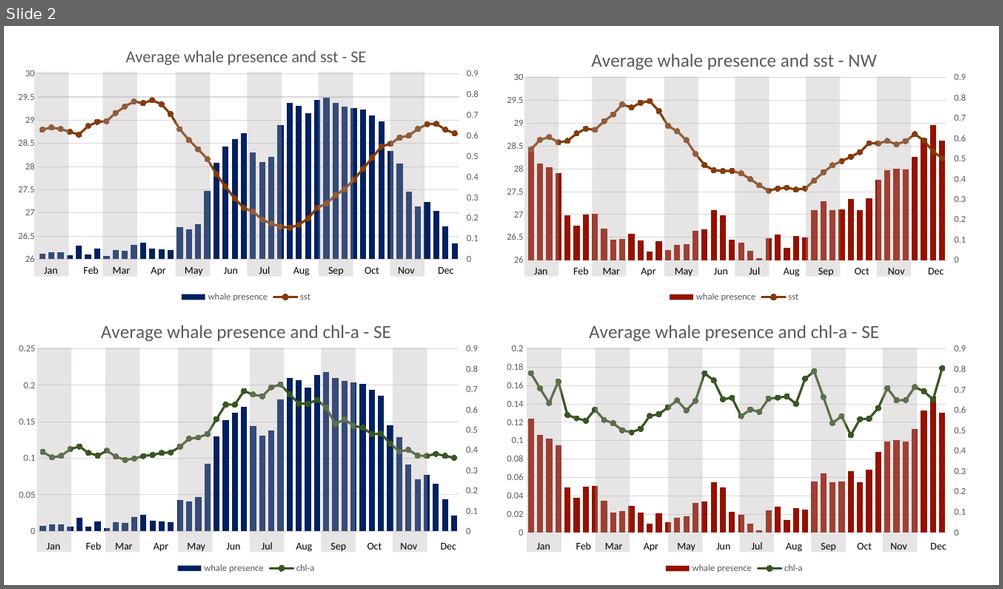
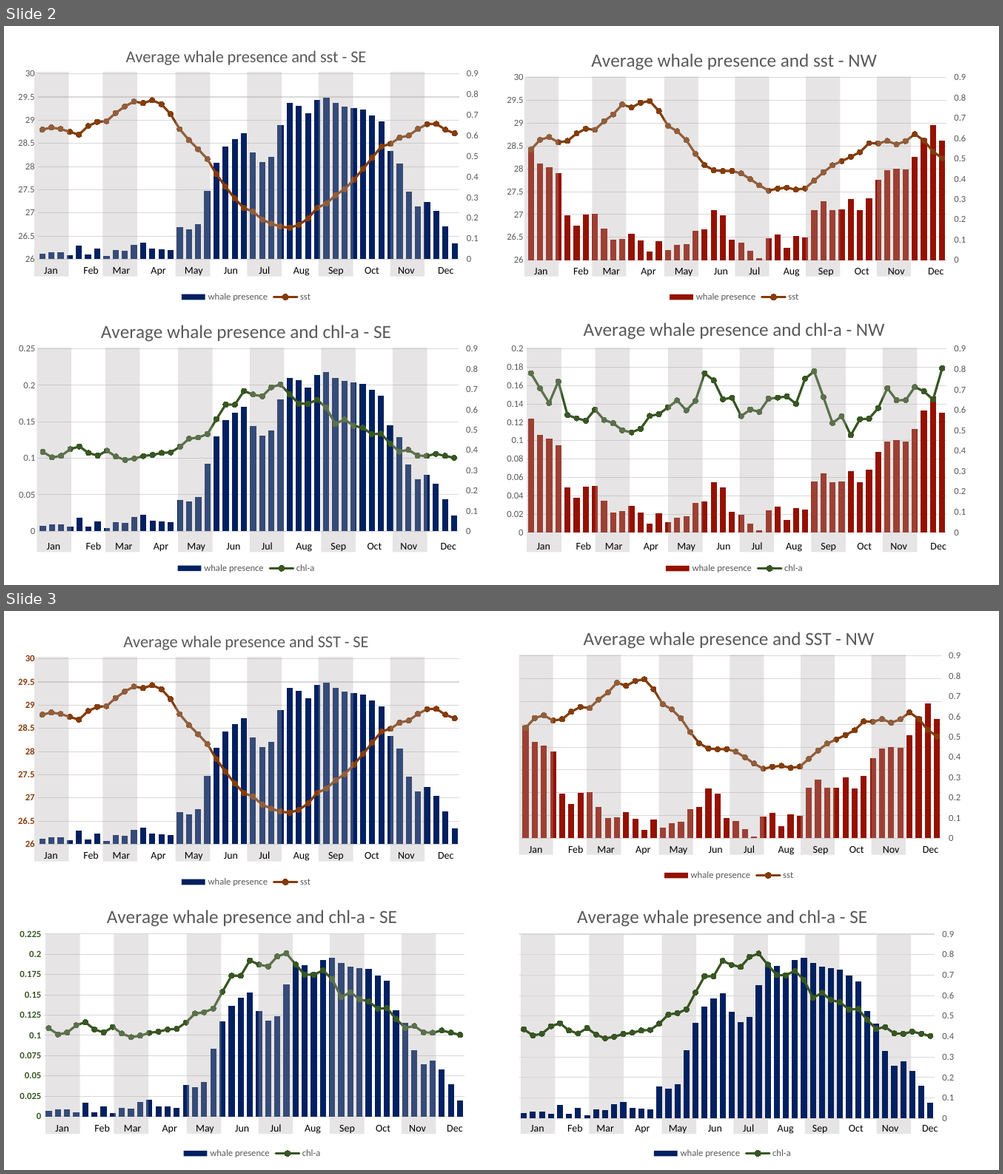
Before and after one commit to Lyra-Huang/DGwhale, a slide deck: plot/3.1- mean whale presence.pptx. Shown one above the other, each under a label of ours: slide 2 before the commit, slides 2 and 3 after it. The pictures are 1003x589 and 1003x1174 pixels, drawn with LibreOffice and Linux fonts; fonts in the diff are those of the drawing. Boxes give left, top, right and bottom in pixels: in the first picture for what was removed or moved away, otherwise in the second. Text is boxed around its words. In the diff, an @@ line names an element or a change of style, - is before the commit and + after.

```diff
--- a/plot/3.1- mean whale presence.pptx
+++ b/plot/3.1- mean whale presence.pptx
@@ slide 3 added at [4, 611, 999, 1170], background #FFFFFF @@
@@ column chart added at [6, 619, 486, 891] @@
+title "Average whale presence and SST - SE "
+categories: 1, 2, 3, 4, 5, 6, 7, 8, 9, 10, 11, 12, 13, 14, 15, 16, 17, 18, 19, 20, 21, 22, 23, 24, 25, 26, 27, 28, 29, 30, 31, 32, 33, 34, 35, 36, 37, 38, 39, 40, 41, 42, 43, 44, 45, 46
+whale presence: 3, 4, 4, 3, 9, 3, 6, 2, 6, 5, 9, 10, 6, 6, 6, 20, 19, 21, 42, 60, 70, 75, 78, 66, 60, 63, 83, 97, 95, 90, 98, 100, 97, 94, 93, 93, 89, 85, 67, 59, 42, 33, 35, 30, 20, 10
+sst: 28.8, 28.8, 28.8, 28.7, 28.7, 28.9, 29, 29, 29.2, 29.3, 29.4, 29.4, 29.4, 29.3, 29.1, 28.8, 28.6, 28.4, 28.2, 27.8, 27.6, 27.3, 27.1, 27, 26.9, 26.8, 26.7, 26.7, 26.7, 26.9, 27.1, 27.2, 27.4, 27.5, 27.7, 27.9, 28.2, 28.4, 28.5, 28.6, 28.7, 28.8, 28.9, 28.9, 28.8, 28.7
@@ group added at [34, 658, 453, 862]: 6 rectangles, 1 text @@
+Jan Feb Mar Apr May Jun Jul Aug Sep Oct Nov Dec
@@ group added at [489, 612, 969, 884]: 6 rectangles, 1 column chart, 1 text @@
+title "Average whale presence and SST - NW "
+categories: 1, 2, 3, 4, 5, 6, 7, 8, 9, 10, 11, 12, 13, 14, 15, 16, 17, 18, 19, 20, 21, 22, 23, 24, 25, 26, 27, 28, 29, 30, 31, 32, 33, 34, 35, 36, 37, 38, 39, 40, 41, 42, 43, 44, 45, 46
+whale presence: 0.56, 0.48, 0.46, 0.43, 0.22, 0.17, 0.22, 0.23, 0.16, 0.1, 0.1, 0.13, 0.1, 0.04, 0.09, 0.05, 0.07, 0.08, 0.15, 0.15, 0.24, 0.22, 0.1, 0.08, 0.04, 0.01, 0.11, 0.12, 0.06, 0.12, 0.11, 0.25, 0.29, 0.25, 0.25, 0.3, 0.25, 0.31, 0.39, 0.44, 0.45, 0.45, 0.51, 0.6, 0.67, 0.59
+sst: 28.4, 28.6, 28.7, 28.6, 28.6, 28.8, 28.9, 28.9, 29, 29.2, 29.4, 29.3, 29.4, 29.5, 29.3, 28.9, 28.8, 28.6, 28.3, 28.1, 28, 28, 28, 27.9, 27.8, 27.6, 27.5, 27.6, 27.6, 27.5, 27.6, 27.7, 27.9, 28.1, 28.2, 28.3, 28.4, 28.6, 28.6, 28.6, 28.5, 28.6, 28.8, 28.6, 28.4, 28.2
+Jan Feb Mar Apr May Jun Jul Aug Sep Oct Nov Dec
@@ column chart added at [12, 891, 492, 1162] @@
+title "Average whale presence and chl-a - SE "
+categories: 1, 2, 3, 4, 5, 6, 7, 8, 9, 10, 11, 12, 13, 14, 15, 16, 17, 18, 19, 20, 21, 22, 23, 24, 25, 26, 27, 28, 29, 30, 31, 32, 33, 34, 35, 36, 37, 38, 39, 40, 41, 42, 43, 44, 45, 46
+whale presence: 3, 4, 4, 3, 9, 3, 6, 2, 6, 5, 9, 10, 6, 6, 6, 20, 19, 21, 42, 60, 70, 75, 78, 66, 60, 63, 83, 97, 95, 90, 98, 100, 97, 94, 93, 93, 89, 85, 67, 59, 42, 33, 35, 30, 20, 10
+chl-a: 0.109, 0.101, 0.103, 0.112, 0.116, 0.107, 0.104, 0.11, 0.102, 0.098, 0.1, 0.103, 0.105, 0.107, 0.108, 0.116, 0.127, 0.129, 0.133, 0.154, 0.174, 0.173, 0.192, 0.187, 0.185, 0.197, 0.201, 0.188, 0.175, 0.175, 0.18, 0.169, 0.147, 0.153, 0.145, 0.142, 0.133, 0.134, 0.12, 0.109, 0.112, 0.104, 0.103, 0.106, 0.103, 0.101
@@ column chart added at [483, 891, 963, 1162] @@
+title "Average whale presence and chl-a - SE "
+categories: 1, 2, 3, 4, 5, 6, 7, 8, 9, 10, 11, 12, 13, 14, 15, 16, 17, 18, 19, 20, 21, 22, 23, 24, 25, 26, 27, 28, 29, 30, 31, 32, 33, 34, 35, 36, 37, 38, 39, 40, 41, 42, 43, 44, 45, 46
+whale presence: 0.03, 0.03, 0.03, 0.02, 0.07, 0.02, 0.05, 0.02, 0.04, 0.04, 0.07, 0.08, 0.05, 0.05, 0.04, 0.15, 0.15, 0.17, 0.33, 0.47, 0.55, 0.58, 0.61, 0.52, 0.47, 0.5, 0.65, 0.76, 0.75, 0.71, 0.77, 0.78, 0.76, 0.74, 0.73, 0.73, 0.7, 0.67, 0.52, 0.46, 0.33, 0.26, 0.28, 0.23, 0.16, 0.08
+chl-a: 0.109, 0.101, 0.103, 0.112, 0.116, 0.107, 0.104, 0.11, 0.102, 0.098, 0.1, 0.103, 0.105, 0.107, 0.108, 0.116, 0.127, 0.129, 0.133, 0.154, 0.174, 0.173, 0.192, 0.187, 0.185, 0.197, 0.201, 0.188, 0.175, 0.175, 0.18, 0.169, 0.147, 0.153, 0.145, 0.142, 0.133, 0.134, 0.12, 0.109, 0.112, 0.104, 0.103, 0.106, 0.103, 0.101
@@ group added at [45, 934, 462, 1134]: 6 rectangles, 1 text @@
+Jan Feb Mar Apr May Jun Jul Aug Sep Oct Nov Dec
@@ group added at [521, 934, 937, 1134]: 6 rectangles, 1 text @@
+Jan Feb Mar Apr May Jun Jul Aug Sep Oct Nov Dec
@@ slide 2 changed as well @@
@@ column chart at [494, 306, 974, 577] @@
@@ title "Average whale presence and chl-a - SE " to "Average whale presence and chl-a - NW " @@
```
Also in this commit, not shown: 12 other files.
